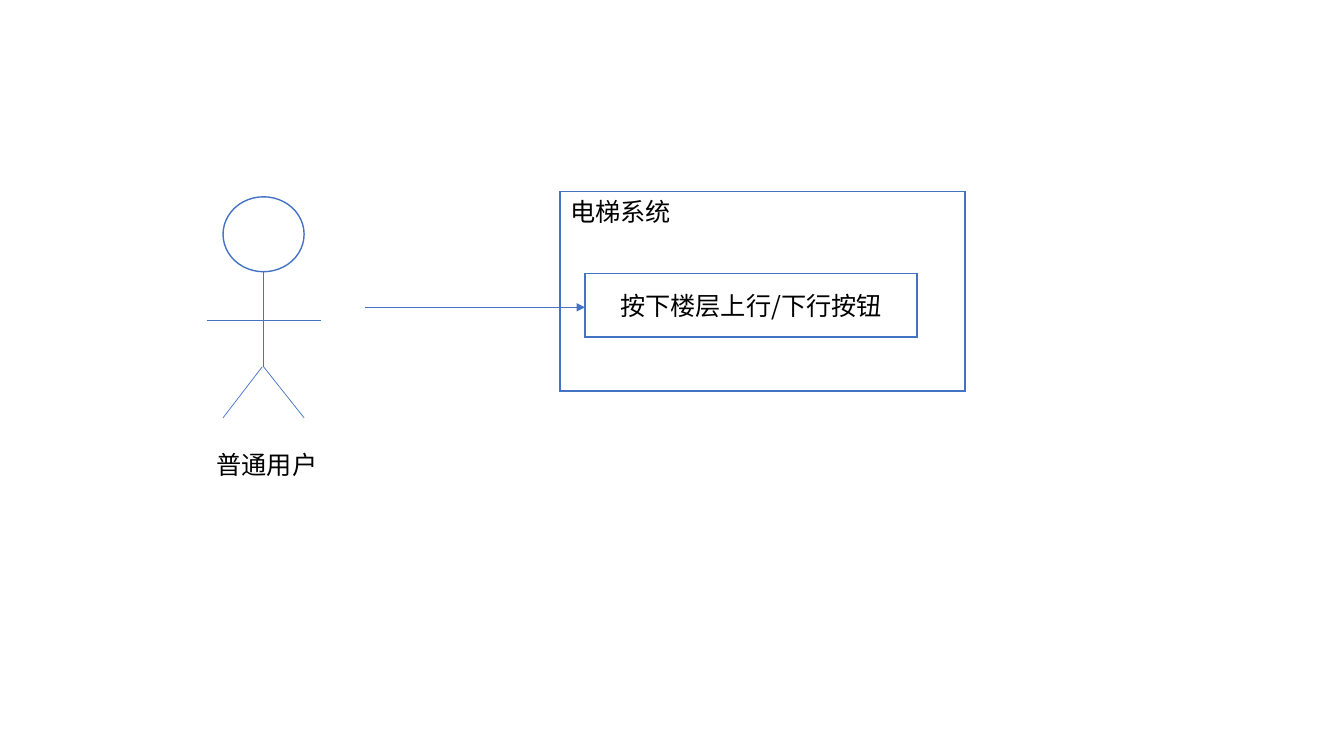
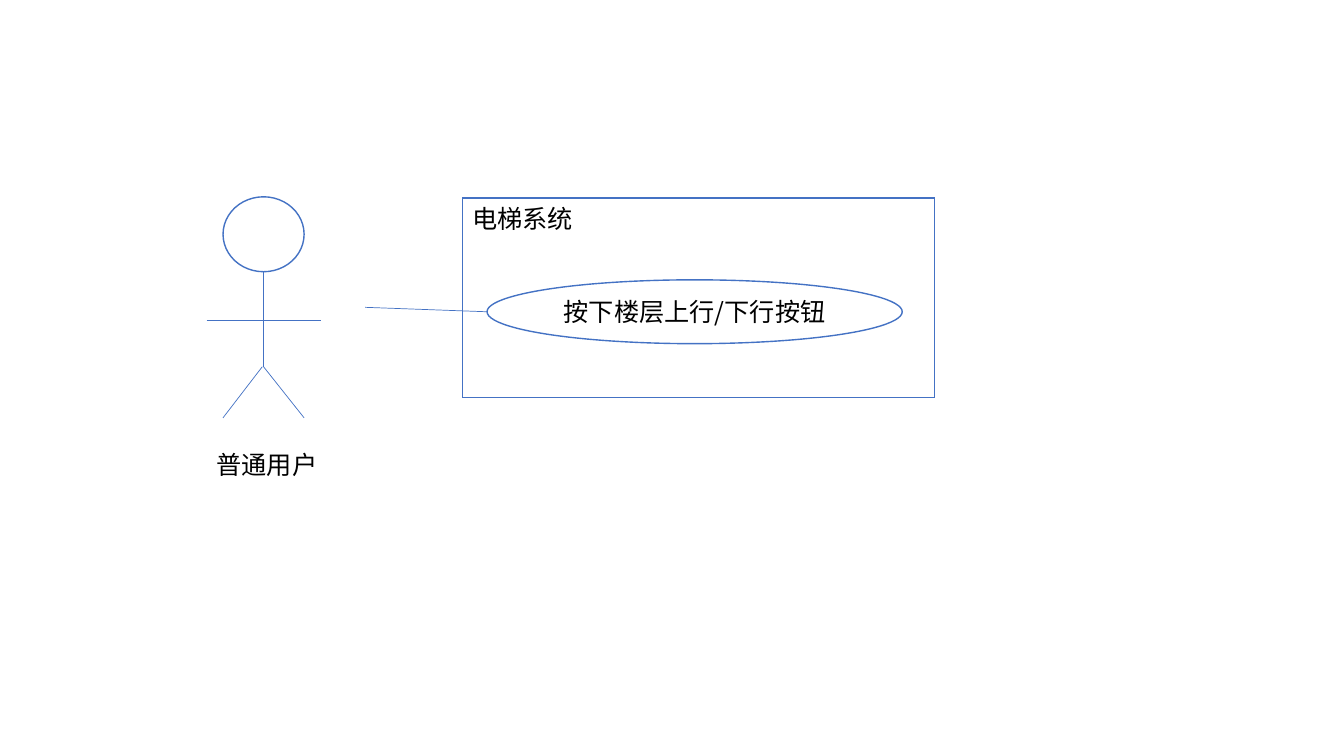
Before and after one commit to wygbuaa/Team1, a slide deck: slide 10 of 需求文档图.pptx. Drawn at 1344x756 pixels with LibreOffice and Linux fonts; fonts in the diff are those of the drawing. Boxes give left, top, right and bottom in pixels: in the first picture for what was removed or moved away, otherwise in the second. Text is boxed around its words. In the diff, an @@ line names an element or a change of style, - is before the commit and + after.

```diff
--- a/需求文档图.pptx
+++ b/需求文档图.pptx
@@ rectangle "电梯系统": place and size @@
-rectangle "电梯系统" at bbox=[561, 192, 966, 391]
+rectangle "电梯系统" at bbox=[463, 198, 936, 397]
@@ ellipse "按下楼层上行/下行按钮": place and size @@
-ellipse "按下楼层上行/下行按钮" at bbox=[585, 273, 918, 337]
+ellipse "按下楼层上行/下行按钮" at bbox=[487, 280, 902, 344]
@@ ellipse "按下楼层上行/下行按钮" at bbox=[487, 280, 902, 344]: rectangle to ellipse @@
@@ arrow moved from (365, 308) - (585, 308) to (365, 308) - (487, 312) @@
@@ arrow (365, 308) - (487, 312): arrow to line @@
```
Also in this commit, not shown: 6 other slides changed, 2 other files.
